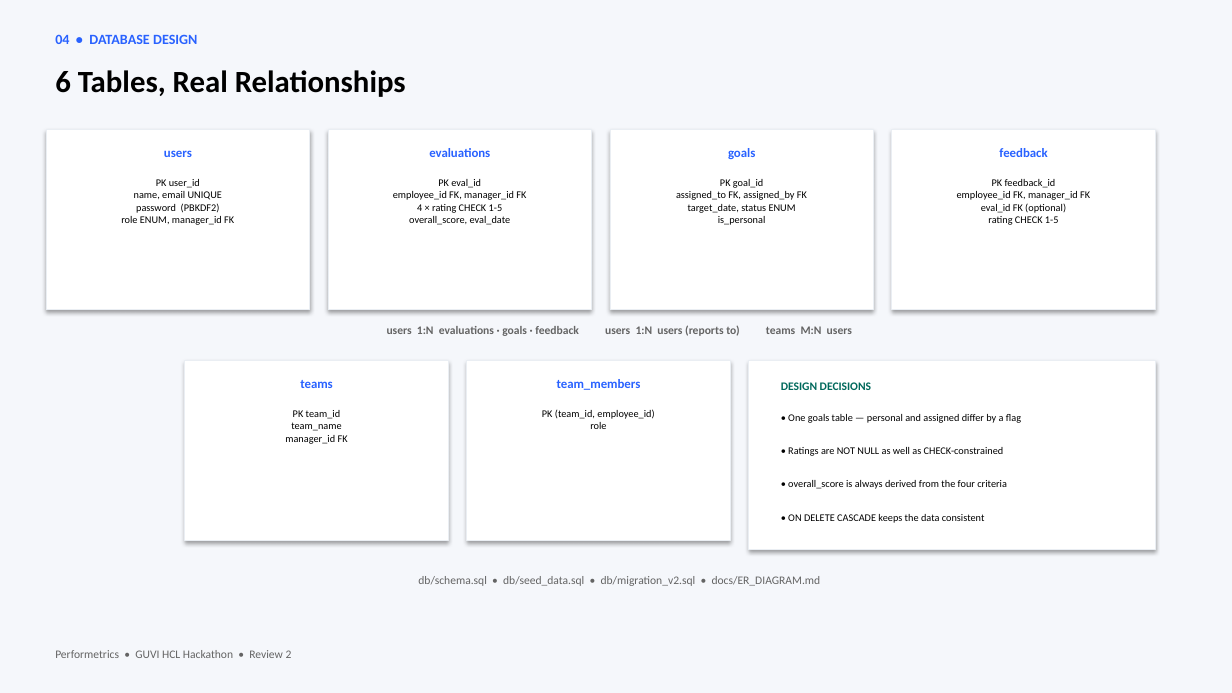
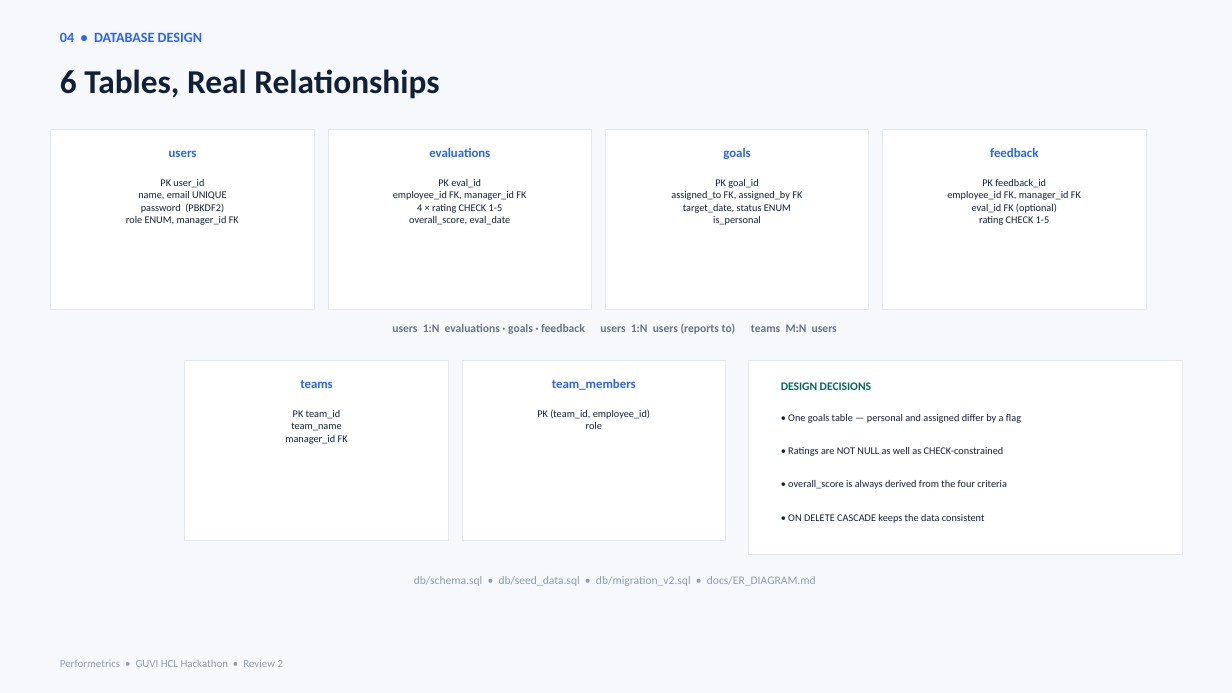
Before and after one commit to Harshitsingh798/EmployeePerformanceSystem, a slide deck: slide 5 of docs/Review2_Final_Performetrics.pptx. Drawn at 1232x693 pixels with LibreOffice and Linux fonts; fonts in the diff are those of the drawing. Boxes give left, top, right and bottom in pixels: in the first picture for what was removed or moved away, otherwise in the second. Text is boxed around its words. In the diff, an @@ line names an element or a change of style, - is before the commit and + after.

Commit message:
Complete Employee Performance System audit, tests, and Review 2 PPT

```diff
--- a/docs/Review2_Final_Performetrics.pptx
+++ b/docs/Review2_Final_Performetrics.pptx
@@ background #F5F7FB to #F6F8FC @@
@@ text "04 • DATABASE DESIGN": place and size @@
-text "04 • DATABASE DESIGN" at [55, 34, 197, 44]
+text "04 • DATABASE DESIGN" at [60, 32, 202, 42]
@@ text "6 Tables, Real Relationships" at [60, 69, 439, 99]: size 24 to 26 pt, text colour #000000 to #102038 @@
@@ rectangle: place and size @@
-rectangle at [46, 129, 310, 310]
+rectangle at [51, 129, 314, 310]
@@ text "users": place and size @@
-text "users" at [164, 150, 192, 157]
+text "users" at [169, 150, 197, 157]
@@ 2 texts, 1 rectangle: place and size @@
-2 texts, 1 rectangle at [892, 129, 1155, 310]
+2 texts, 1 rectangle at [883, 129, 1146, 310]
@@ text "users 1:N evaluations · goals ..." at [392, 323, 837, 334]: text colour #646464 to #697382 @@
@@ 2 texts, 2 rectangles: place and size @@
-2 texts, 2 rectangles at [467, 129, 873, 541]
+2 texts, 2 rectangles at [462, 129, 869, 541]
@@ outline #EAEEF3 0.75 pt to #E2E8F0 0.75 pt; shadow off in 7 elements at [328, 129, 592, 310], [185, 360, 448, 541], [605, 129, 869, 310], [51, 129, 314, 310], [462, 360, 726, 541], [883, 129, 1146, 310], [749, 360, 1183, 555] @@
@@ rectangle: place and size @@
-rectangle at [749, 360, 1155, 550]
+rectangle at [749, 360, 1183, 555]
@@ text colour #000000 to #102038 in 10 elements at [393, 179, 526, 225], [285, 410, 348, 444], [126, 179, 239, 225], [671, 179, 802, 225], [537, 409, 650, 429], [947, 179, 1081, 225], [788, 414, 1021, 423], [788, 447, 1004, 456], [788, 480, 1007, 489], [788, 514, 985, 523] @@
@@ text "db/schema.sql • db/seed_data.sql • db/migration_v2.sql ..." at [414, 576, 816, 586]: text colour #646464 to #909DAE @@
@@ text "Performetrics • GUVI HCL Hackathon ...": place and size @@
-text "Performetrics • GUVI HCL Hackathon ..." at [55, 650, 292, 658]
+text "Performetrics • GUVI HCL Hackathon ..." at [60, 659, 284, 667]
@@ text "Performetrics • GUVI HCL Hackathon ..." at [60, 659, 284, 667]: size 9 to 8.5 pt, text colour #646464 to #909DAE @@
```
Also in this commit, not shown: 9 other slides changed, 1 other file.
